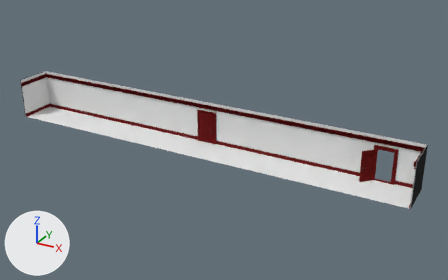
A saved change to the Blender file Assets/models/hall01/walls_and_floors02i.blend.
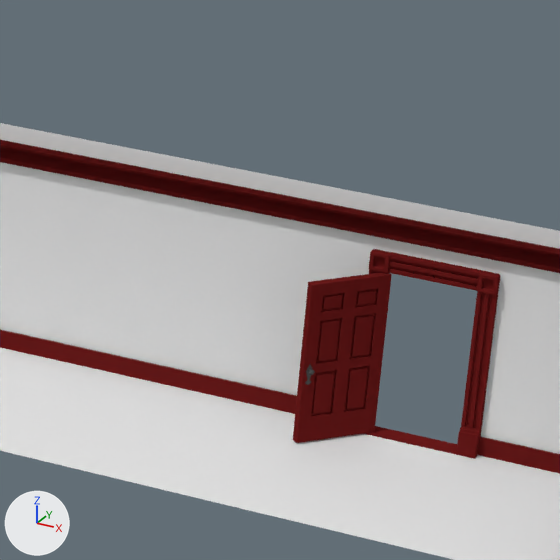
The first picture shows the older version from a 50 mm lens placed at (62.0, -101.4, 53.9), pointed at (4.8, 2.6, 2.0). The close-ups show both versions on the part from 68% to 92% of the width and 35% to 73% of the height of that picture; other places that the commit changed are outside them. The lights are fixed; the arrows at lower left show +X, +Y and +Z. Both versions are drawn at frame 30 of the action 'door02Action'; the numbers are the values there.

The older version as bpy lines, for what is in view:
```python
me_cube_005 = bpy.data.meshes.new('Cube.005')
me_cube_005.from_pydata(...)  # a box spanning x -1.0..1.0, y -1.0..1.0, z -1.0..1.0
me_cube_005.materials.append(mat_trim01)  # dark red #6d1c1c
me_plane = bpy.data.meshes.new('Plane')
me_plane.from_pydata(...)  # 18 vertices, 8 faces; spans x -1.0..1.0, y -1.0..1.0, z 0.0
me_plane.materials.append(mat_wall01)  # white #e7e7e7
me_plane_013 = bpy.data.meshes.new('Plane.013')
me_plane_013.from_pydata(...)  # 612 vertices, 610 faces; spans x -0.01..1.99, y -1.0..1.0, z -0.14..0.14
me_plane_013.materials.append(mat_trim01)  # dark red #6d1c1c
ob_door02 = bpy.data.objects.new('door02', me_plane_013)
ob_door02.location = (36.47, 3.77, 3.18)
ob_door02.rotation_euler = (1.571, 0.0, -2.356)  # degrees (90, 0, -135)
ob_door02.scale = (1.55, 3.1, 0.999)
ob_floor_door_trim02 = bpy.data.objects.new('floor_door_trim02', me_cube_005)
ob_floor_door_trim02.location = (38.01, 3.86, 0.0)
ob_floor_door_trim02.rotation_euler = (-1.571, 0.0, 0.0)  # degrees (-90, 0, 0)
ob_floor_door_trim02.scale = (2.25, 0.05, 0.35)
ob_wall_n = bpy.data.objects.new('wall_n', me_plane)
ob_wall_n.location = (0.0, 4.0, 4.5)
ob_wall_n.rotation_euler = (1.571, 0.0, 0.0)  # degrees (90, 0, 0)
ob_wall_n.scale = (45.0, 4.5, 1.0)
# also in view: 'doorway02' at (38.0, 3.7, 3.5); 'wall_bottom_trim.000' at (0.0, 3.9, 0.3); 'wall_top_trim' at (0.0, 3.8, 8.0); 'floor' at (0.0, 0.0, 0.0)
```
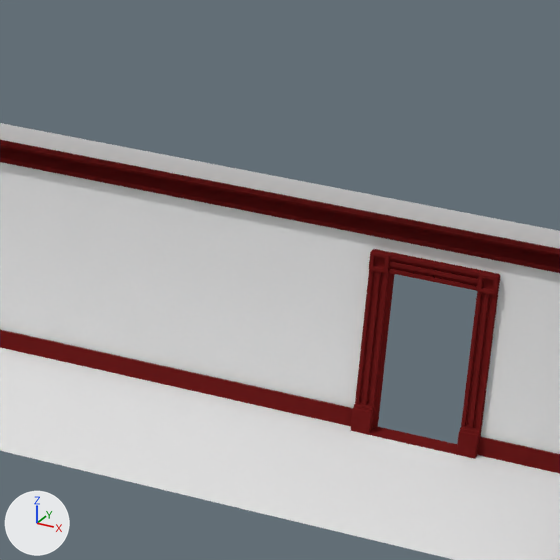
Edits to the bpy script that builds the scene:
```text
Change ob_door02:
    ob_door02.location: (36.47, 3.77, 3.18) -> (36.47, 4.0, 3.18)
    ob_door02.rotation_euler: (1.571, 0.0, -2.356) -> (1.571, 0.0, 2.356)  # degrees (90, 0, -135) -> degrees (90, 0, 135)
```

Where the change shows, as pixel boxes [x1, y1, x2, y2] in the close-ups (560 x 560 px):
'door02', moved, turned
    before: [293, 272, 392, 443]
    after: [372, 273, 394, 428]
'doorknob01.001', moved, turned (not visible afterwards)
    before: [305, 365, 315, 385]
